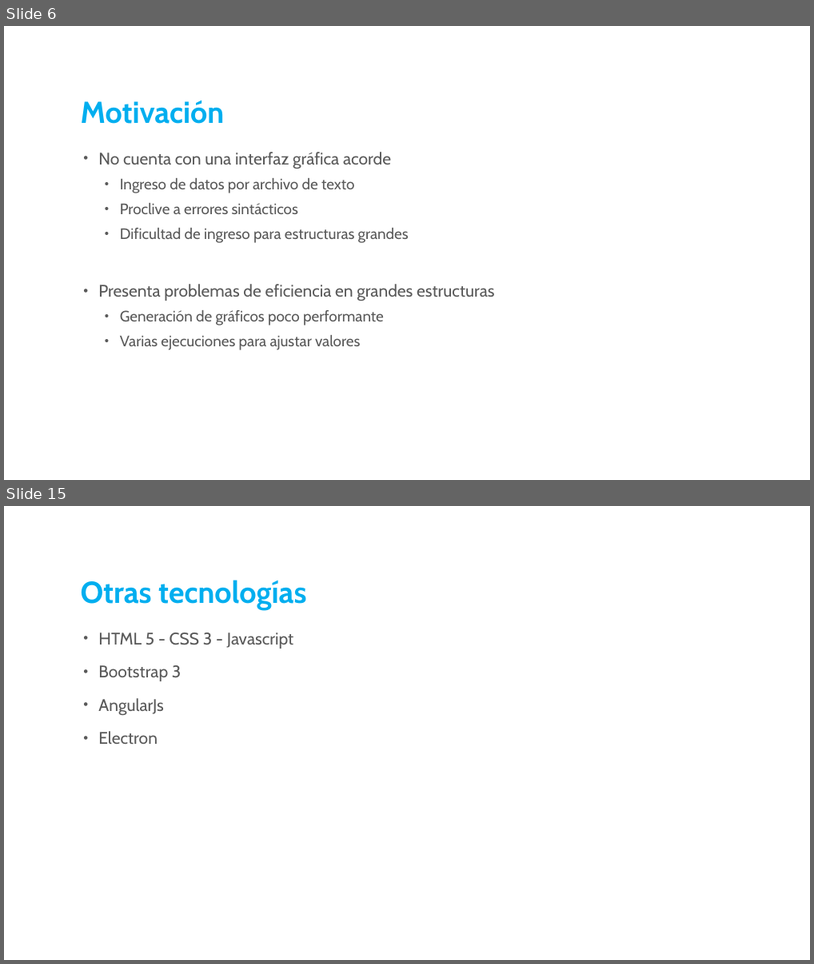
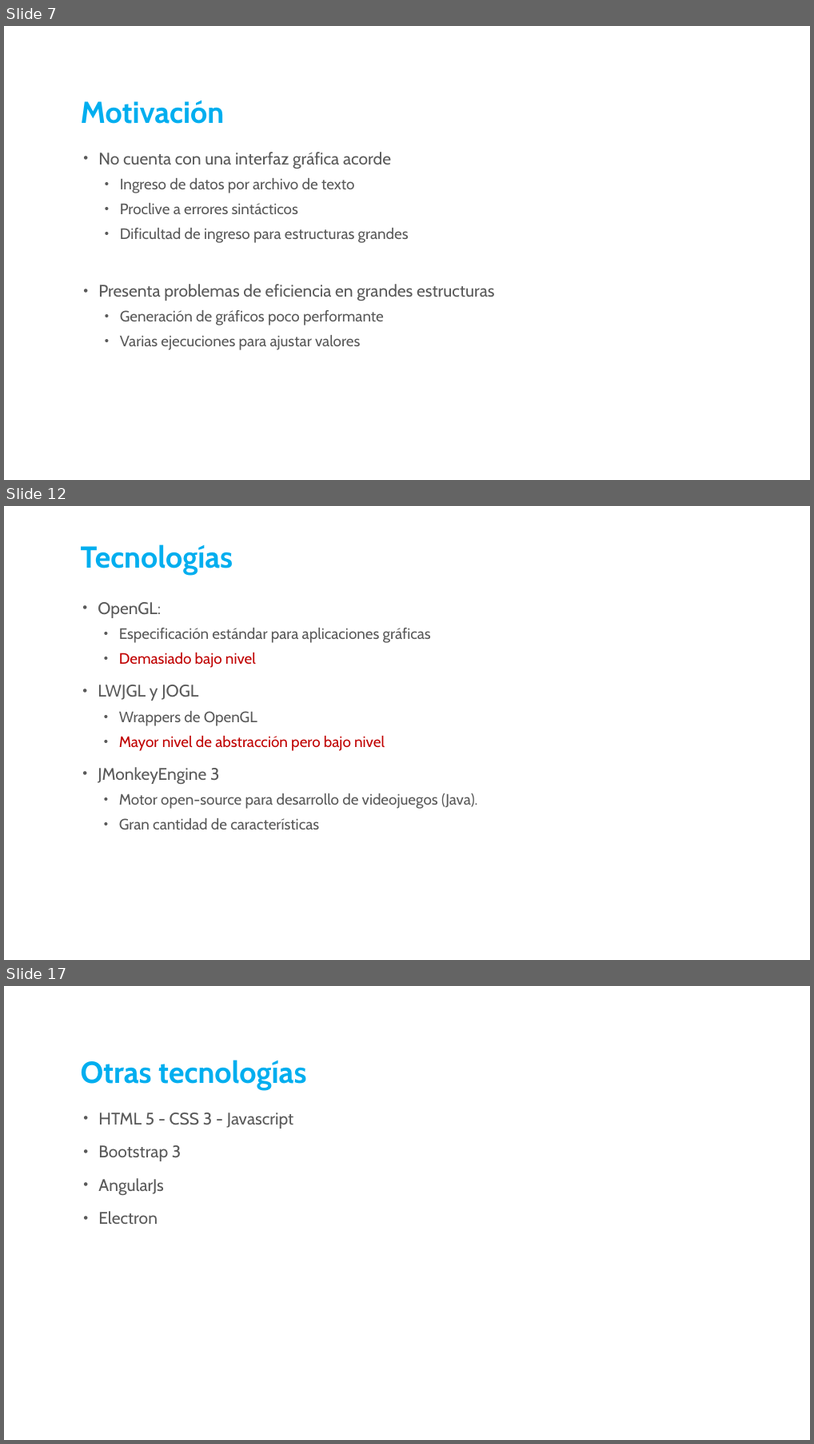
Before and after one commit to oliveraRafa/IETFEM, a slide deck: Tesis/Tesis.pptx. Shown one above the other, each under a label of ours: slides 6 and 15 before the commit, slides 7, 12 and 17 after it; the slides between them are not shown. The pictures are 814x964 and 814x1444 pixels, drawn with LibreOffice and Linux fonts; fonts in the diff are those of the drawing; background and template pictures are left out. Boxes give left, top, right and bottom in pixels: in the first picture for what was removed or moved away, otherwise in the second. Text is boxed around its words. In the diff, an @@ line names an element or a change of style, - is before the commit and + after.

```diff
--- a/Tesis/Tesis.pptx
+++ b/Tesis/Tesis.pptx
@@ slide 12 added at box(4, 506, 810, 960), background picture (left out) @@
@@ title added at box(81, 544, 234, 575), 36 pt, text #00AEEF, bold @@
+Tecnologías
@@ text added at box(98, 602, 478, 829), 18 pt, text #595959 @@
+• OpenGL:
+  • Especificación estándar para aplicaciones gráficas
+  • Demasiado bajo nivel
+• LWJGL y JOGL
+  • Wrappers de OpenGL
+  • Mayor nivel de abstracción pero bajo nivel
+• JMonkeyEngine 3
+  • Motor open-source para desarrollo de videojuegos (Java).
+  • Gran cantidad de características
@@ what was slide 6 is now slide 7 @@
@@ what was slide 15 is now slide 17 @@
```
Also in this commit, not shown: 9 slides changed, 5 other slides added, 4 slides removed, 2 other files.
